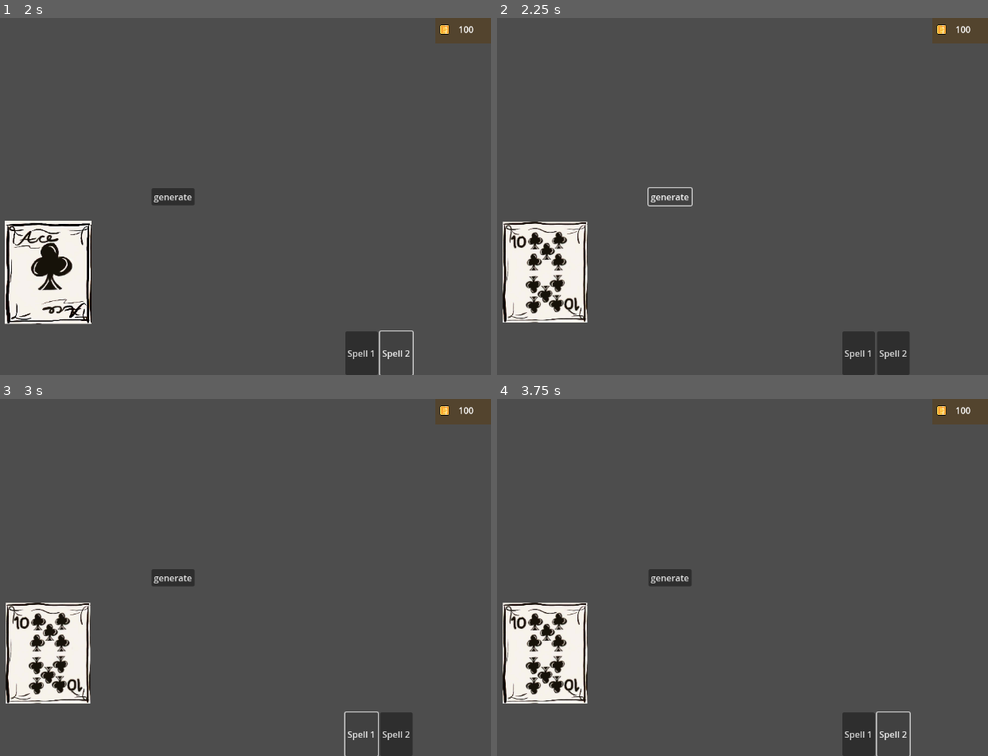
Above: before the commit, frames 1-4 (two rows, left to right).
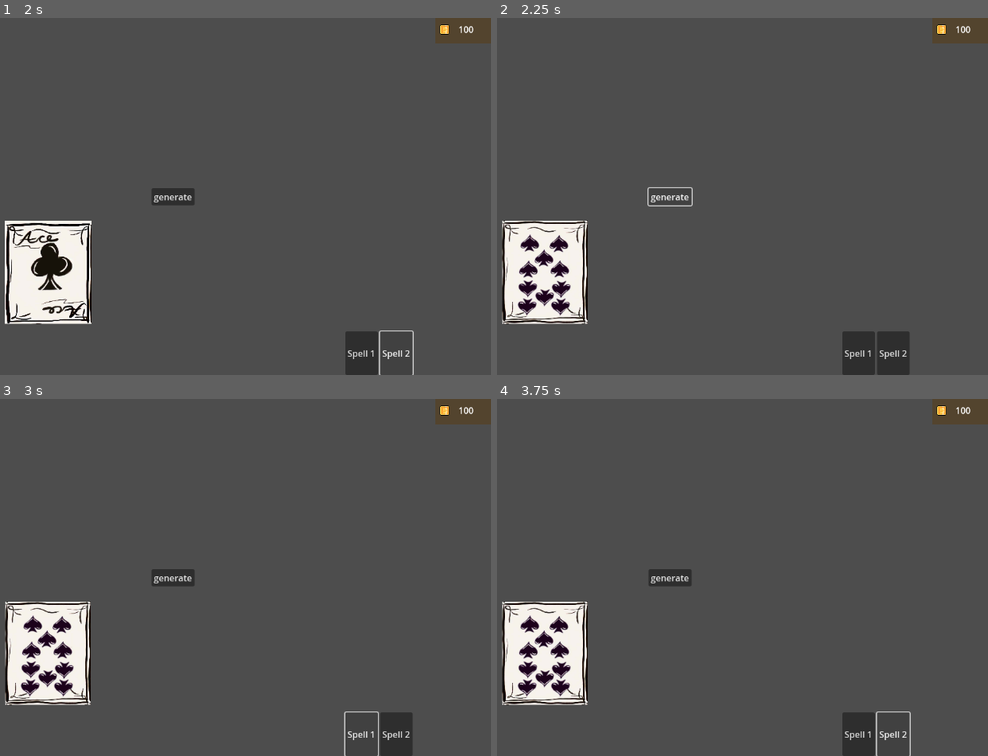
Above: after the commit, the same moments.

Repository: RobDot20/2D-Blackjack-Game
Game: Godot game, scene res://src/scenes/game.tscn
Two runs of this game, one before a commit and one after it. Both use one fixed random seed, a clock stepped at 60 frames per second and the inputs below.
Inputs:
- Up to frame 1 (2 s): click "Spell 1" at 0.5 s; click "Spell 2" at 1.25 s
- Up to frame 2 (2.25 s): click "generate" at 2 s
- Up to frame 3 (3 s): click "Spell 1" at 2.75 s
- Up to frame 4 (3.75 s): click "Spell 2" at 3.5 s

Frame 1 is identical in both runs. In frame 2, 2.6% of the frame differs, in the area x 0-19%, y 56-86%; in frame 3, 2.6%; in frame 4, 2.6%.

Commit message:
Update game.tscn

Diff:
--- a/src/scenes/game.tscn
+++ b/src/scenes/game.tscn
@@ -14,6 +14,36 @@
 [ext_resource type="Texture2D" uid="uid://na8u03hi67ms" path="res://assets/cards/Clubs/Untitled15_20250826170637_8.jpeg" id="10_lkrtx"]
 [ext_resource type="Texture2D" uid="uid://spmp7x6muao8" path="res://assets/cards/Clubs/Untitled15_20250826170637_9.jpeg" id="11_ta85g"]
 [ext_resource type="Texture2D" uid="uid://b0i0eunanh4vx" path="res://assets/cards/Clubs/Untitled15_20250826170637_10.jpeg" id="12_44dqv"]
+[ext_resource type="Texture2D" uid="uid://bhxtivmsk2udf" path="res://assets/cards/Hearts/Untitled15_20250826170637_1.jpeg" id="15_mrfhb"]
+[ext_resource type="Texture2D" uid="uid://dbal4b60yox23" path="res://assets/cards/Hearts/Untitled15_20250826170637_2.jpeg" id="16_fm870"]
+[ext_resource type="Texture2D" uid="uid://bjeke5f4c6avj" path="res://assets/cards/Hearts/Untitled15_20250826170637_3.jpeg" id="17_di7k8"]
+[ext_resource type="Texture2D" uid="uid://bxer8vh2lfeco" path="res://assets/cards/Hearts/Untitled15_20250826170637_4.jpeg" id="18_8qqfb"]
+[ext_resource type="Texture2D" uid="uid://ccp3a0h3te7kc" path="res://assets/cards/Hearts/Untitled15_20250826170637_5.jpeg" id="19_jlovv"]
+[ext_resource type="Texture2D" uid="uid://06q0lkvgsjba" path="res://assets/cards/Hearts/Untitled15_20250826170637_6.jpeg" id="20_1vgf8"]
+[ext_resource type="Texture2D" uid="uid://cfj21ba2ssiie" path="res://assets/cards/Hearts/Untitled15_20250826170637_7.jpeg" id="21_hmqfs"]
+[ext_resource type="Texture2D" uid="uid://bobefw70ayeut" path="res://assets/cards/Hearts/Untitled15_20250826170637_8.jpeg" id="22_dmd77"]
+[ext_resource type="Texture2D" uid="uid://du6o8hpioqed5" path="res://assets/cards/Hearts/Untitled15_20250826170637_9.jpeg" id="23_ykw18"]
+[ext_resource type="Texture2D" uid="uid://btus3ysb2xwbi" path="res://assets/cards/Hearts/Untitled15_20250826170637_10.jpeg" id="24_r3dbn"]
+[ext_resource type="Texture2D" uid="uid://cwqptq0j70ttu" path="res://assets/cards/Diamonds/Untitled15_20250826170637_1.jpeg" id="25_nav0l"]
+[ext_resource type="Texture2D" uid="uid://ch4dy5g5b4yq3" path="res://assets/cards/Diamonds/Untitled15_20250826170637_2.jpeg" id="26_lepm3"]
+[ext_resource type="Texture2D" uid="uid://t5cghsqhegon" path="res://assets/cards/Diamonds/Untitled15_20250826170637_3.jpeg" id="27_n23ob"]
+[ext_resource type="Texture2D" uid="uid://btlfdb70kxi41" path="res://assets/cards/Diamonds/Untitled15_20250826170637_4.jpeg" id="28_ns6ee"]
+[ext_resource type="Texture2D" uid="uid://dscr8lfjjgw6q" path="res://assets/cards/Diamonds/Untitled15_20250826170637_5.jpeg" id="29_n0g4d"]
+[ext_resource type="Texture2D" uid="uid://dg5kqa555tm26" path="res://assets/cards/Diamonds/Untitled15_20250826170637_6.jpeg" id="30_bvaea"]
+[ext_resource type="Texture2D" uid="uid://csrjxqwpxfhec" path="res://assets/cards/Diamonds/Untitled15_20250826170637_7.jpeg" id="31_f8rso"]
+[ext_resource type="Texture2D" uid="uid://cmktwdp2lfc8w" path="res://assets/cards/Diamonds/Untitled15_20250826170637_8.jpeg" id="32_i5fsu"]
+[ext_resource type="Texture2D" uid="uid://df1ltrttjwsxh" path="res://assets/cards/Diamonds/Untitled15_20250826170637_9.jpeg" id="33_qsaaa"]
+[ext_resource type="Texture2D" uid="uid://ummfuse86mh" path="res://assets/cards/Diamonds/Untitled15_20250826170637_10.jpeg" id="34_nevuj"]
+[ext_resource type="Texture2D" uid="uid://bgiknml01xbbu" path="res://assets/cards/Spades/Untitled15_20250826170637_1.jpeg" id="35_43hjx"]
+[ext_resource type="Texture2D" uid="uid://cjlur6so1t7so" path="res://assets/cards/Spades/Untitled15_20250826170637_2.jpeg" id="36_dgxd3"]
+[ext_resource type="Texture2D" uid="uid://h8wkiiru0ok2" path="res://assets/cards/Spades/Untitled15_20250826170637_3.jpeg" id="37_w27gs"]
+[ext_resource type="Texture2D" uid="uid://dydey5aketi6b" path="res://assets/cards/Spades/Untitled15_20250826170637_4.jpeg" id="38_s0i1y"]
+[ext_resource type="Texture2D" uid="uid://cathdcpguquj" path="res://assets/cards/Spades/Untitled15_20250826170637_5.jpeg" id="39_5rw6k"]
+[ext_resource type="Texture2D" uid="uid://cn2ls1tn1mwka" path="res://assets/cards/Spades/Untitled15_20250826170637_6.jpeg" id="40_dca1i"]
+[ext_resource type="Texture2D" uid="uid://bda5xs2wrkrc7" path="res://assets/cards/Spades/Untitled15_20250826170637_7.jpeg" id="41_hyqj6"]
+[ext_resource type="Texture2D" uid="uid://dxrxlvlovx3iq" path="res://assets/cards/Spades/Untitled15_20250826170637_8.jpeg" id="42_31y5w"]
+[ext_resource type="Texture2D" uid="uid://bk45cj8uumlaq" path="res://assets/cards/Spades/Untitled15_20250826170637_9.jpeg" id="43_g1l3v"]
+[ext_resource type="Texture2D" uid="uid://x16lolcm75f1" path="res://assets/cards/Spades/Untitled15_20250826170637_10.jpeg" id="44_j2r4c"]
 
 [sub_resource type="Resource" id="Resource_873yf"]
 script = ExtResource("3_3xf06")
@@ -55,6 +85,96 @@
 }, {
 "duration": 1.0,
 "texture": ExtResource("12_44dqv")
+}, {
+"duration": 1.0,
+"texture": ExtResource("15_mrfhb")
+}, {
+"duration": 1.0,
+"texture": ExtResource("16_fm870")
+}, {
+"duration": 1.0,
+"texture": ExtResource("17_di7k8")
+}, {
+"duration": 1.0,
+"texture": ExtResource("18_8qqfb")
+}, {
+"duration": 1.0,
+"texture": ExtResource("19_jlovv")
+}, {
+"duration": 1.0,
+"texture": ExtResource("20_1vgf8")
+}, {
+"duration": 1.0,
+"texture": ExtResource("21_hmqfs")
+}, {
+"duration": 1.0,
+"texture": ExtResource("22_dmd77")
+}, {
+"duration": 1.0,
+"texture": ExtResource("23_ykw18")
+}, {
+"duration": 1.0,
+"texture": ExtResource("24_r3dbn")
+}, {
+"duration": 1.0,
+"texture": ExtResource("25_nav0l")
+}, {
+"duration": 1.0,
+"texture": ExtResource("26_lepm3")
+}, {
+"duration": 1.0,
+"texture": ExtResource("27_n23ob")
+}, {
+"duration": 1.0,
+"texture": ExtResource("28_ns6ee")
+}, {
+"duration": 1.0,
+"texture": ExtResource("29_n0g4d")
+}, {
+"duration": 1.0,
+"texture": ExtResource("30_bvaea")
+}, {
+"duration": 1.0,
+"texture": ExtResource("31_f8rso")
+}, {
+"duration": 1.0,
+"texture": ExtResource("32_i5fsu")
+}, {
+"duration": 1.0,
+"texture": ExtResource("33_qsaaa")
+}, {
+"duration": 1.0,
+"texture": ExtResource("34_nevuj")
+}, {
+"duration": 1.0,
+"texture": ExtResource("35_43hjx")
+}, {
+"duration": 1.0,
+"texture": ExtResource("36_dgxd3")
+}, {
+"duration": 1.0,
+"texture": ExtResource("37_w27gs")
+}, {
+"duration": 1.0,
+"texture": ExtResource("38_s0i1y")
+}, {
+"duration": 1.0,
+"texture": ExtResource("39_5rw6k")
+}, {
+"duration": 1.0,
+"texture": ExtResource("40_dca1i")
+}, {
+"duration": 1.0,
+"texture": ExtResource("41_hyqj6")
+}, {
+"duration": 1.0,
+"texture": ExtResource("42_31y5w")
+}, {
+"duration": 1.0,
+"texture": ExtResource("43_g1l3v")
+}, {
+"duration": 1.0,
+"texture": ExtResource("44_j2r4c")
 }],
 "loop": true,
 "name": &"default",
Not shown: 1 places in src/scenes/game.tscn that only renumber resources
